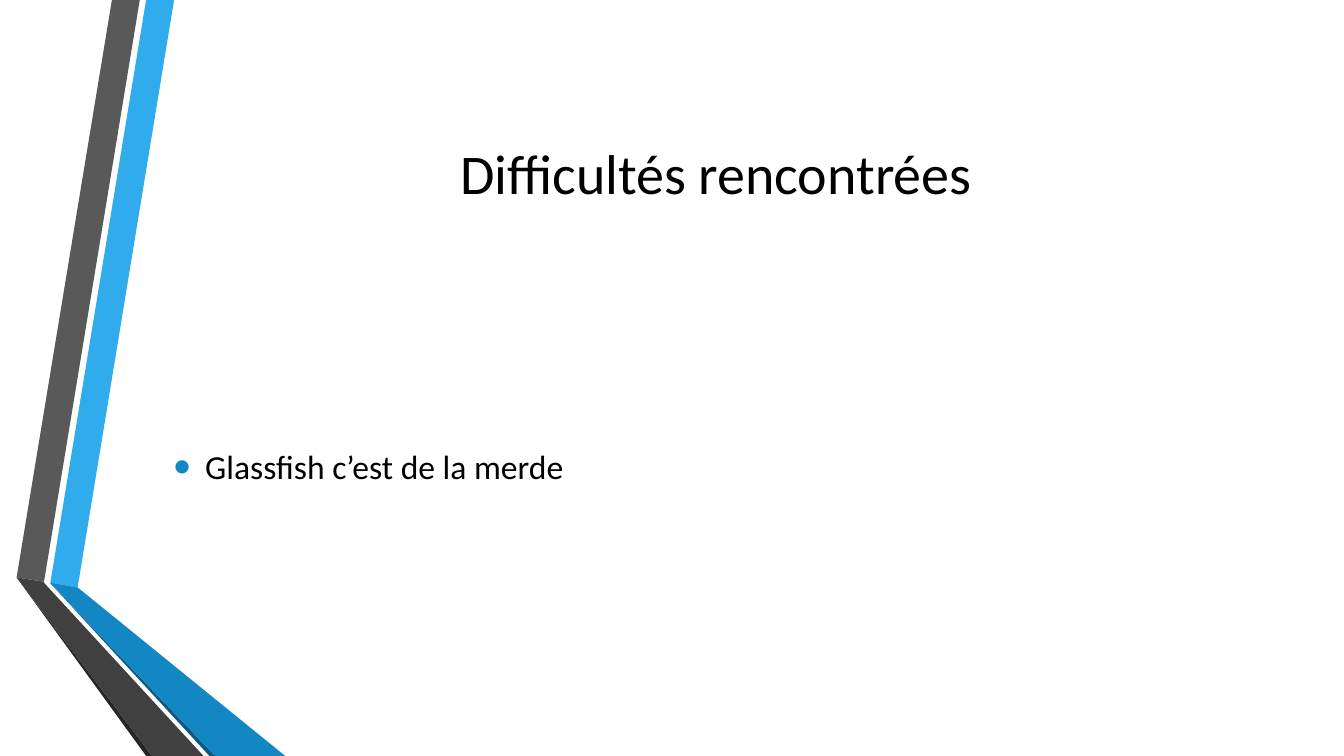
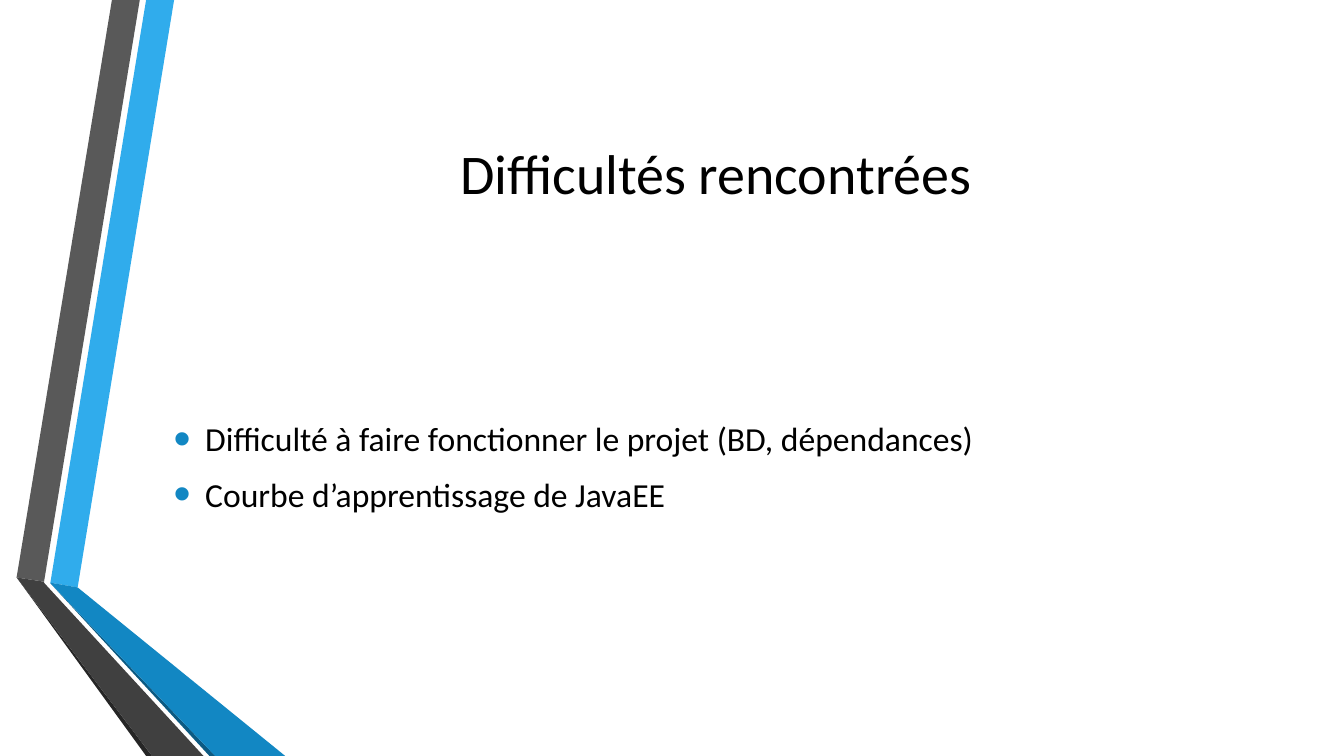
Before and after one commit to xajkep/Teaching-HEIGVD-AMT-2015-Project, a slide deck: slide 9 of Presentation/AMT_BSWZ_projet.pptx (slide 8 before the commit). Drawn at 1344x756 pixels with LibreOffice and Linux fonts; fonts in the diff are those of the drawing; background and template pictures are left out. Boxes give left, top, right and bottom in pixels: in the first picture for what was removed or moved away, otherwise in the second. Text is boxed around its words. In the diff, an @@ line names an element or a change of style, - is before the commit and + after.

```diff
--- a/Presentation/AMT_BSWZ_projet.pptx
+++ b/Presentation/AMT_BSWZ_projet.pptx
@@ text at box(205, 426, 973, 513): text changed @@
-• Glassfish c’est de la merde
+• Difficulté à faire fonctionner le projet (BD, dépendances)
+• Courbe d’apprentissage de JavaEE
```
Also in this commit, not shown: 5 other slides changed, 1 slide added.
